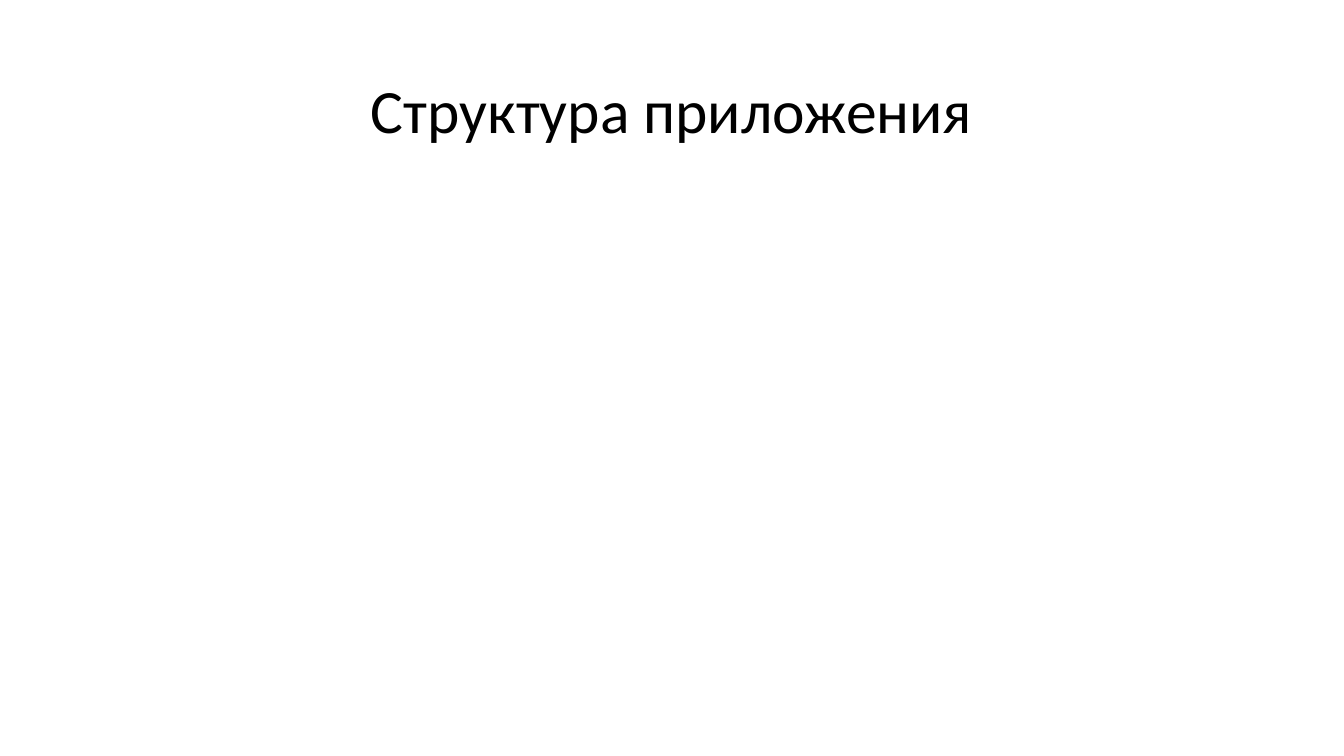
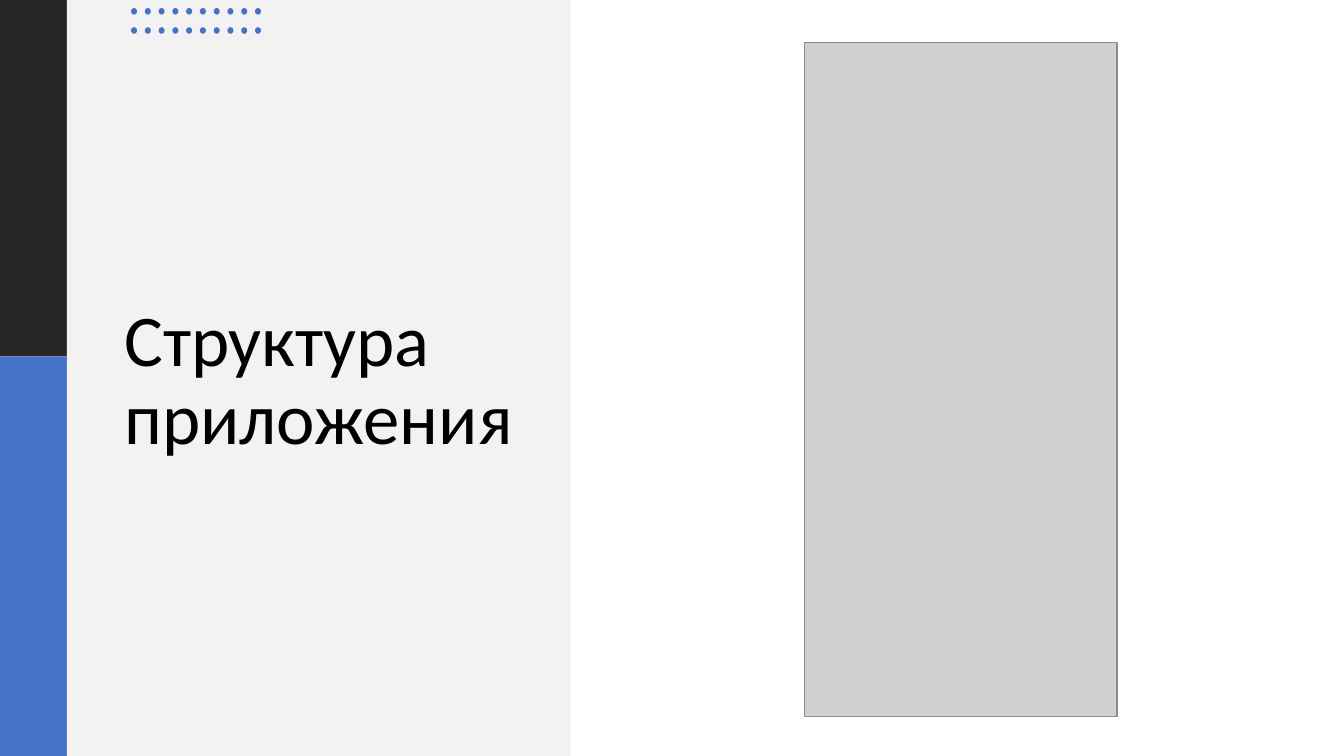
Before and after one commit to deserof/PSP, a slide deck: slide 4 of Course work/defense.pptx. Drawn at 1344x756 pixels with LibreOffice and Linux fonts; fonts in the diff are those of the drawing; grey boxes stand for pictures. Boxes give left, top, right and bottom in pixels: in the first picture for what was removed or moved away, otherwise in the second. Text is boxed around its words. In the diff, an @@ line names an element or a change of style, - is before the commit and + after.

```diff
--- a/Course work/defense.pptx
+++ b/Course work/defense.pptx
@@ rectangle added at box(0, 0, 67, 357), fill #262626 @@
@@ rectangle added at box(67, 0, 570, 756), fill #F2F2F2 @@
@@ group added at box(131, 8, 261, 33): 20 ellipses @@
@@ picture added at box(805, 42, 1117, 717) @@
@@ title "Структура приложения": place and size @@
-title "Структура приложения" at box(371, 93, 972, 143)
+title "Структура приложения" at box(124, 318, 512, 456)
@@ title "Структура приложения" at box(124, 318, 512, 456): size 44 to 52 pt; alignment centre to left; vertical alignment middle to bottom @@
@@ rectangle added at box(0, 357, 67, 756), fill #4472C4 @@
```
Also in this commit, not shown: 11 other slides changed, 2 slides added, 2 slides removed.
